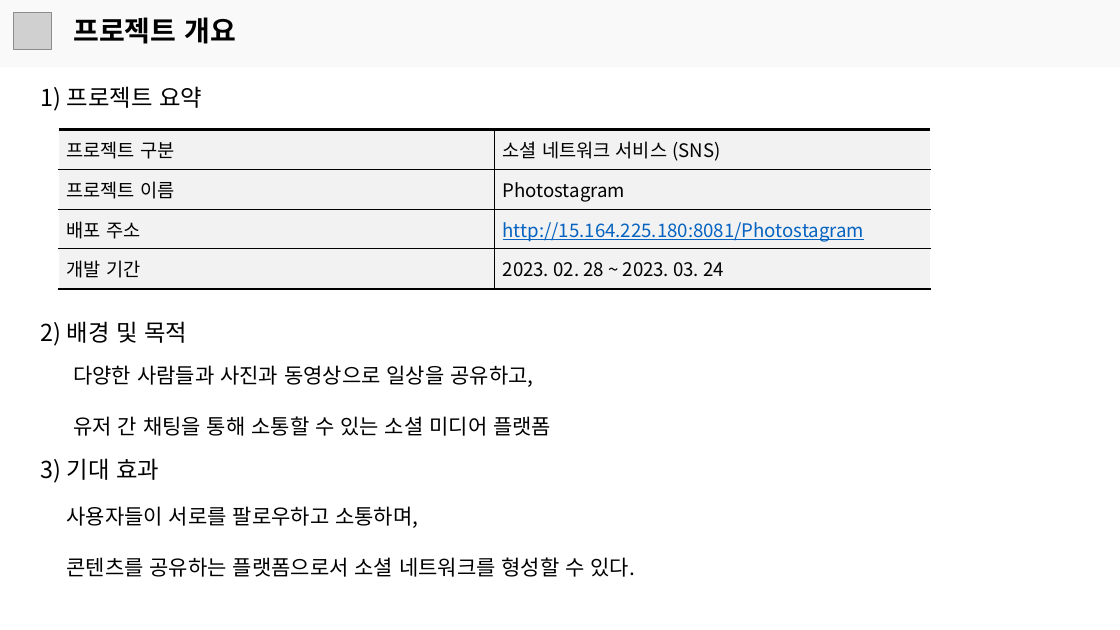
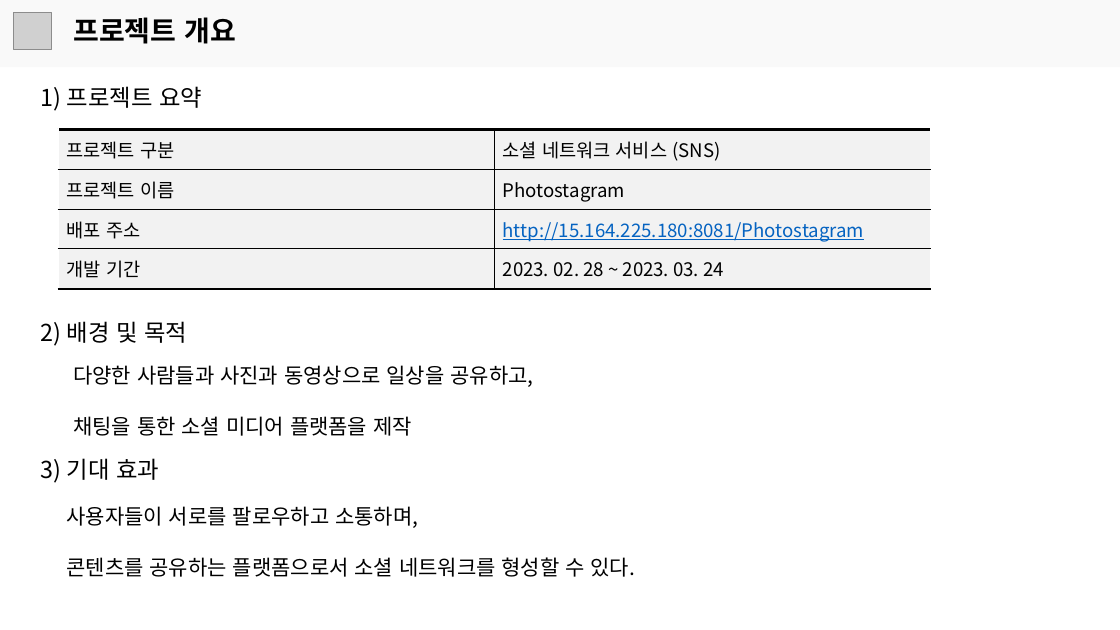
Before and after one commit to JGwanghou/Photostagram_, a slide deck: slide 3 of 프로젝트 발표 보고서.pptx. Drawn at 1120x630 pixels with LibreOffice and Linux fonts; fonts in the diff are those of the drawing; grey boxes stand for pictures. Boxes give left, top, right and bottom in pixels: in the first picture for what was removed or moved away, otherwise in the second. Text is boxed around its words. In the diff, an @@ line names an element or a change of style, - is before the commit and + after.

Commit message:
0509 v2

```diff
--- a/프로젝트 발표 보고서.pptx
+++ b/프로젝트 발표 보고서.pptx
@@ text at bbox=[73, 416, 412, 436]: text changed @@
-유저 간 채팅을 통해 소통할 수 있는 소셜 미디어 플랫폼
+채팅을 통한 소셜 미디어 플랫폼을 제작
```
Also in this commit, not shown: 1 other slide changed.
